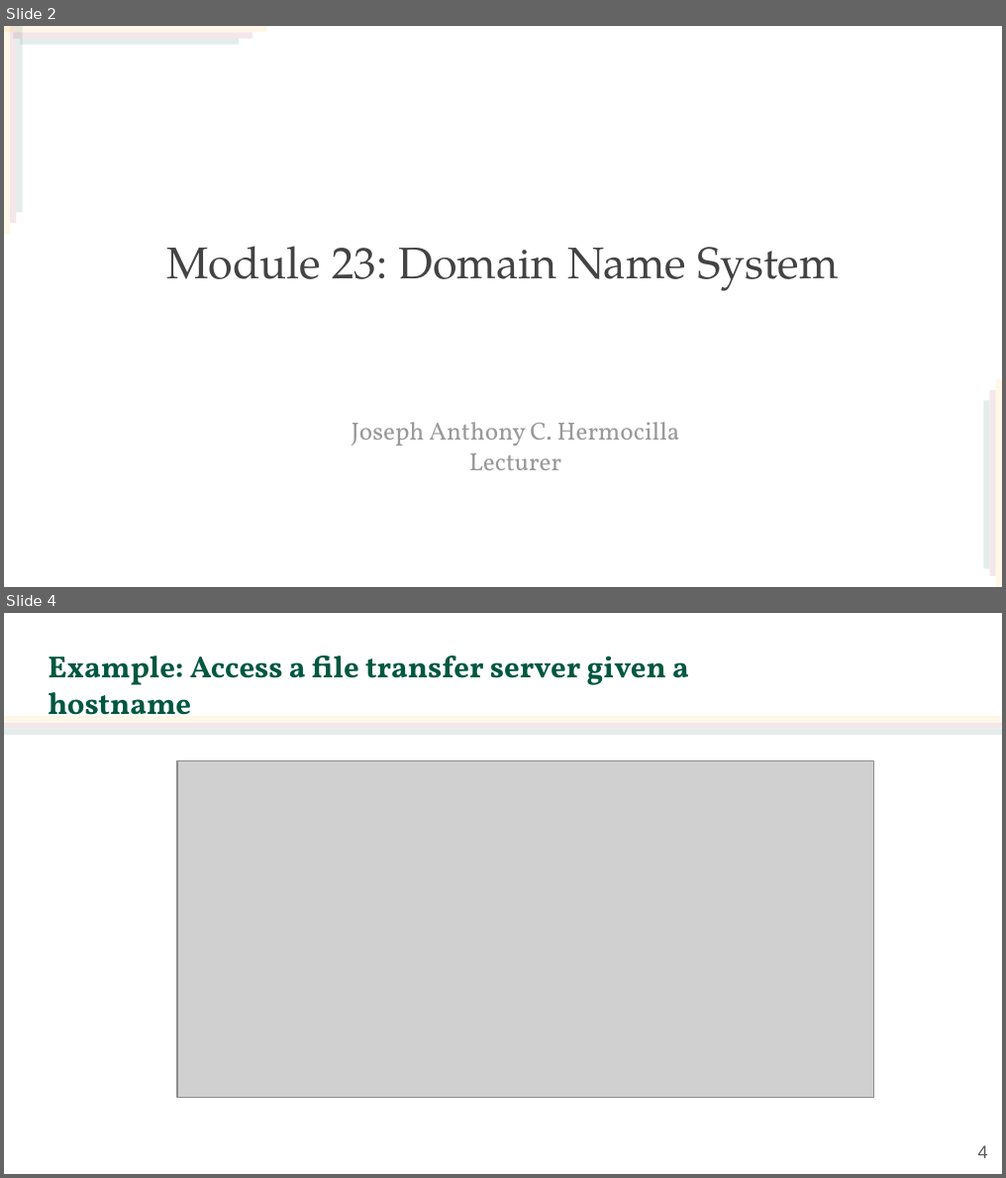
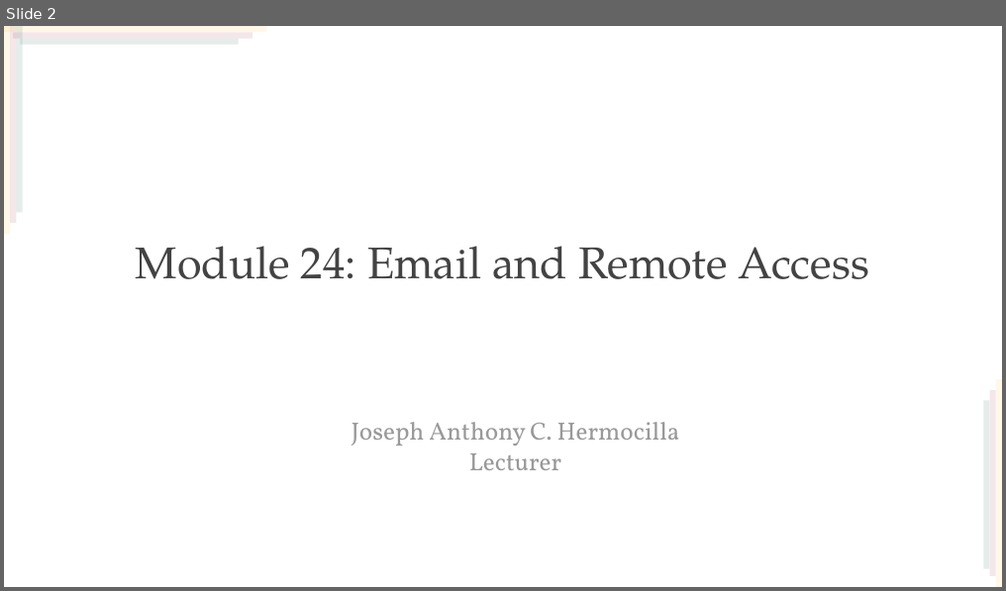
Before and after one commit to jachermocilla/extra-course-materials, a slide deck: cmsc137/slides-rsm/CMSC 137 - 24 - Email and Remote Access.odp. Shown one above the other, each under a label of ours: slides 2 and 4 before the commit, slide 2 after it; the slides between them are not shown. The pictures are 1006x1178 and 1006x591 pixels, drawn with LibreOffice and Linux fonts; fonts in the diff are those of the drawing; grey boxes stand for pictures; background and template pictures are left out. Boxes give left, top, right and bottom in pixels: in the first picture for what was removed or moved away, otherwise in the second. Text is boxed around its words. In the diff, an @@ line names an element or a change of style, - is before the commit and + after.

```diff
--- a/cmsc137/slides-rsm/CMSC 137 - 24 - Email and Remote Access.odp
+++ b/cmsc137/slides-rsm/CMSC 137 - 24 - Email and Remote Access.odp
@@ slide 4 removed at [4, 613, 1002, 1174], background #FFFFFF @@
@@ title removed at [48, 656, 689, 715] @@
-Example: Access a file transfer server given a hostname
@@ rectangle removed at [4, 723, 1002, 729] @@
@@ rectangle removed at [4, 729, 1002, 735] @@
@@ rectangle removed at [4, 717, 1002, 723] @@
@@ picture removed at [177, 761, 874, 1097] @@
@@ page number removed at [978, 1146, 988, 1158] @@
-4
@@ slide 2 changed as well @@
@@ title at [136, 246, 870, 279]: text changed @@
-Module 23: Domain Name System
+Module 24: Email and Remote Access
```
Also in this commit, not shown: 1 other slide changed, 1 slide added, 32 other slides removed, 2 other files.
